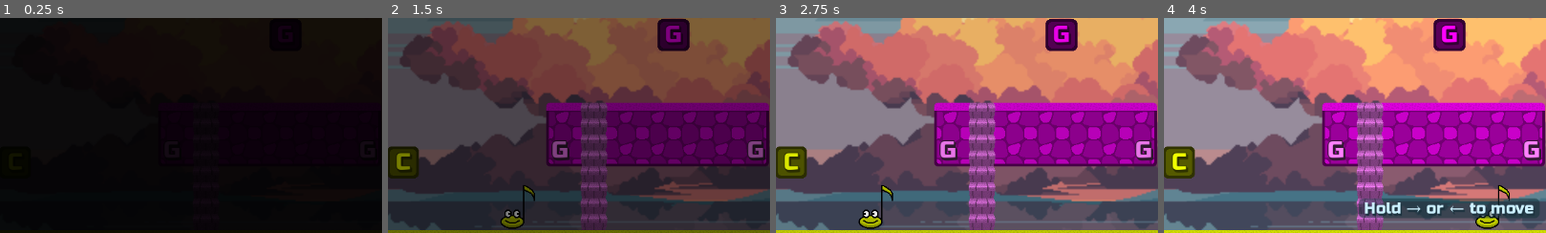
Above: before the commit, frames 1-4 (left to right).
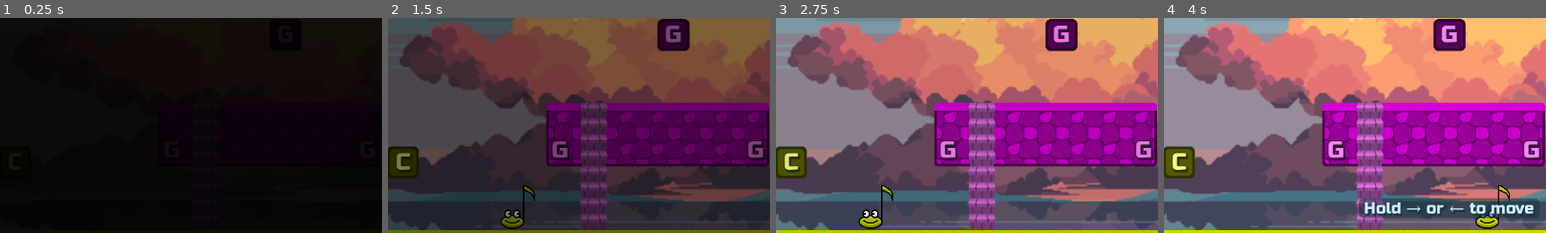
Above: after the commit, the same moments.

Repository: nicom7/game-off-2023
Game: Godot game, scene res://main.tscn
The game is run twice, just before and just after one commit, with the same random seed, the same clock (stepped at 60 frames per second) and the same inputs.
Inputs:
- Up to frame 1 (0.25 s): no input
- Up to frame 2 (1.5 s): tap Enter at 0.5 s; hold Right (ui_right) from 0.53 s (still down)
- Up to frame 3 (2.75 s): release Right (ui_right) at 2.03 s; hold Left (ui_left) from 2.03 s (still down)
- Up to frame 4 (4 s): release Left (ui_left) at 2.78 s; hold Right (ui_right) from 2.78 s (still down)
The pictures show only the part of the screen within x 13-63%, y 34-84%; the shares and areas given below are measured in that part.

The runs differ from the first frame. In frame 2, 0.4% of the frame differs, in the area x 2-77%, y 3-71%; in frame 3, 0.5%; in frame 4, 0.6%, in the area x 2-77%, y 3-72%.

Commit message:
Set lighter color on switch block label
- Add constant for light color

Diff:
--- a/game_objects/platforms/platform.gd
+++ b/game_objects/platforms/platform.gd
@@ -46,9 +46,9 @@
 
 	var label = Globals.get_label_from_tone(tone)
 	%LeftLabel.text = label
-	%LeftLabel.self_modulate = tone_color.lightened(0.5)
+	%LeftLabel.self_modulate = tone_color.lightened(Globals.LIGHT_COLOR_AMOUNT)
 	%RightLabel.text = label
-	%RightLabel.self_modulate = tone_color.lightened(0.5)
+	%RightLabel.self_modulate = tone_color.lightened(Globals.LIGHT_COLOR_AMOUNT)
 
 # Called when the node enters the scene tree for the first time.
 func _ready() -> void:
--- a/game_objects/platforms/platform_sets/platform_set.gd
+++ b/game_objects/platforms/platform_sets/platform_set.gd
@@ -54,7 +54,7 @@
 		p.octave = octave
 
 	for l in get_ladders():
-		l.color = Config.tone_colors[tone].lightened(0.5)
+		l.color = Config.tone_colors[tone].lightened(Globals.LIGHT_COLOR_AMOUNT)
 
 # Called when the node enters the scene tree for the first time.
 func _ready() -> void:
--- a/game_objects/switch_blocks/switch_block.gd
+++ b/game_objects/switch_blocks/switch_block.gd
@@ -46,7 +46,10 @@
 	if not is_node_ready():
 		return
 
-	modulate = Config.tone_colors[tone]
+	var tone_color = Config.tone_colors[tone]
+	%Block.self_modulate = tone_color
+	%ToneLabel.self_modulate = tone_color.lightened(Globals.LIGHT_COLOR_AMOUNT)
+	%HitVFX.self_modulate = tone_color.lightened(Globals.LIGHT_COLOR_AMOUNT)
 	var label = Globals.get_label_from_tone(tone)
 	var tone_label: Label = %ToneLabel
 
--- a/game_objects/switch_blocks/switch_block.tscn
+++ b/game_objects/switch_blocks/switch_block.tscn
@@ -71,7 +71,6 @@
 }
 
 [node name="SwitchBlock" type="StaticBody2D"]
-modulate = Color(1, 0.407843, 0.337255, 1)
 collision_mask = 3
 script = ExtResource("1_22t1h")
 block_note_player_scene = ExtResource("2_32ohu")
@@ -90,12 +89,15 @@
 shape = SubResource("RectangleShape2D_v1sty")
 
 [node name="Block" type="Sprite2D" parent="."]
+unique_name_in_owner = true
+self_modulate = Color(1, 0, 1, 1)
 clip_children = 2
 texture = ExtResource("2_ueuwi")
 centered = false
 
 [node name="ToneLabel" type="Label" parent="Block"]
 unique_name_in_owner = true
+self_modulate = Color(1, 0.721569, 1, 1)
 anchors_preset = 15
 anchor_right = 1.0
 anchor_bottom = 1.0
@@ -108,7 +110,9 @@
 vertical_alignment = 1
 
 [node name="HitVFX" type="Sprite2D" parent="Block"]
+unique_name_in_owner = true
 modulate = Color(1, 1, 1, 0)
+self_modulate = Color(1, 0.717647, 1, 1)
 position = Vector2(24, 24)
 texture = SubResource("GradientTexture1D_egq61")
 region_enabled = true
--- a/utils/globals.gd
+++ b/utils/globals.gd
@@ -22,6 +22,7 @@
 const STAGE_COUNT_MAX: int = 7
 const NOTES_PER_STAGE_MAX: int = 2
 const SEQUENCE_LENGTH_MAX: int = 4
+const LIGHT_COLOR_AMOUNT: float = 0.5
 
 static var _inputs: Dictionary = {}
 
